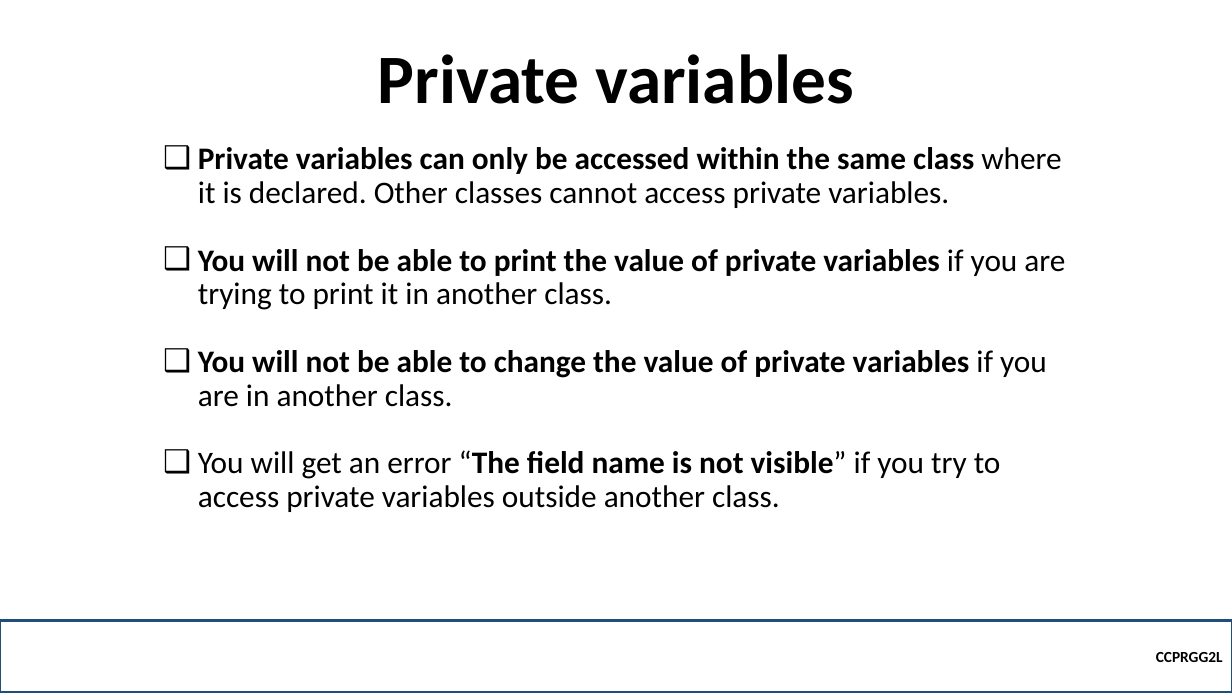
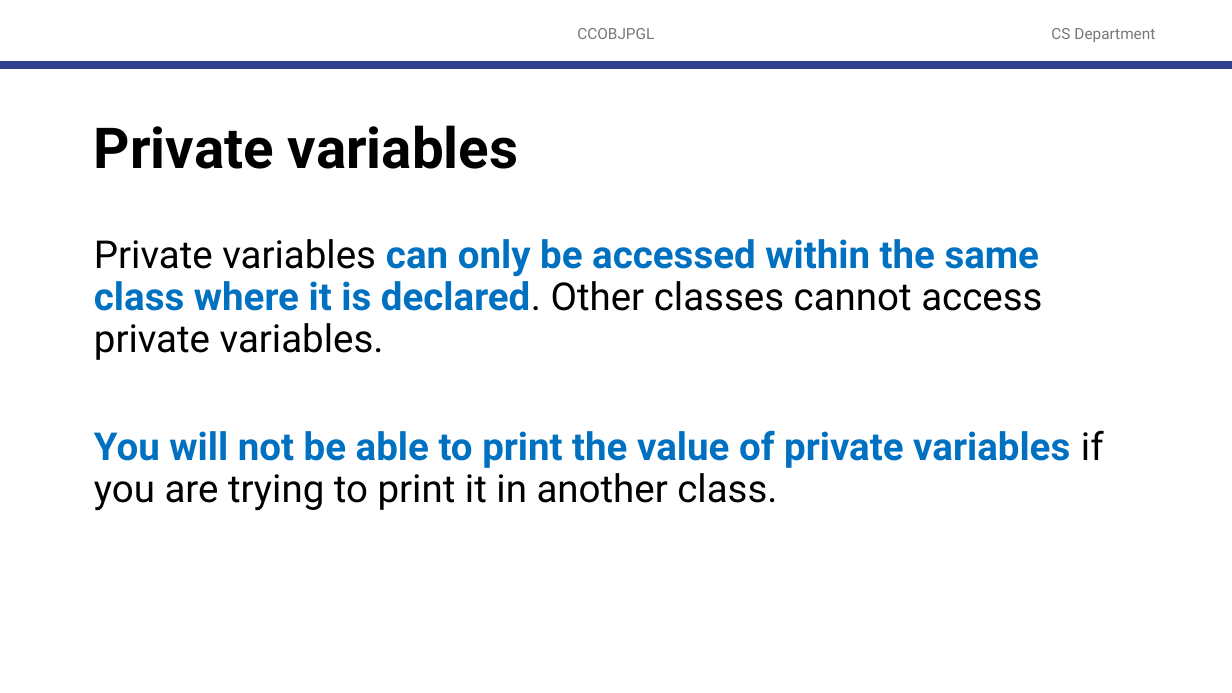
Before and after one commit to robitussin/CCOBJPGL, a slide deck: slide 7 of 2 - Encapsulation/Encapsulation.pptx (slide 4 before the commit). Drawn at 1232x693 pixels with LibreOffice and Linux fonts; fonts in the diff are those of the drawing; background and template pictures are left out. Boxes give left, top, right and bottom in pixels: in the first picture for what was removed or moved away, otherwise in the second. Text is boxed around its words. In the diff, an @@ line names an element or a change of style, - is before the commit and + after.

```diff
--- a/2 - Encapsulation/Encapsulation.pptx
+++ b/2 - Encapsulation/Encapsulation.pptx
@@ text added at box(577, 28, 654, 39), 12 pt, text #797979 @@
+CCOBJPGL
@@ text added at box(1051, 28, 1155, 42), 12 pt, text #797979 @@
+CS Department
@@ line added from (0, 65) to (1232, 65), #32418C 6 pt @@
@@ title "Private variables": place and size @@
-title "Private variables" at box(378, 54, 853, 104)
+title "Private variables" at box(94, 125, 518, 169)
@@ title "Private variables" at box(94, 125, 518, 169): size 54 to 44 pt, font Calibri to Roboto; alignment centre to left; vertical alignment bottom to middle @@
@@ text "Private variables can only be ...": place and size @@
-text "Private variables can only be ..." at box(198, 147, 1065, 512)
+text "Private variables can only be ..." at box(94, 239, 1104, 511)
@@ text "Private variables can only be ..." at box(94, 239, 1104, 511): size 24.4 to 30 pt, font Calibri to Roboto; text colour #000000 to #0070C0 in "can only be accessed within the same ...", "You will not be able to print ..."; bold off in "Private variables"; bold on in "where it is declared."; bullet ❑ to none; more space between paragraphs; vertical alignment bottom to top @@
@@ text at box(198, 350, 1047, 512): paragraphs removed @@
-❑ You will not be able to change the value of private variables if you are in another class.
-❑ You will get an error “The field name is not visible” if you try to access private variables outside another class.
@@ rectangle removed at box(0, 620, 1232, 693) @@
-CCPRGG2L
```
Also in this commit, not shown: 4 other slides changed, 9 slides added, 1 slide removed, 1 other file.
